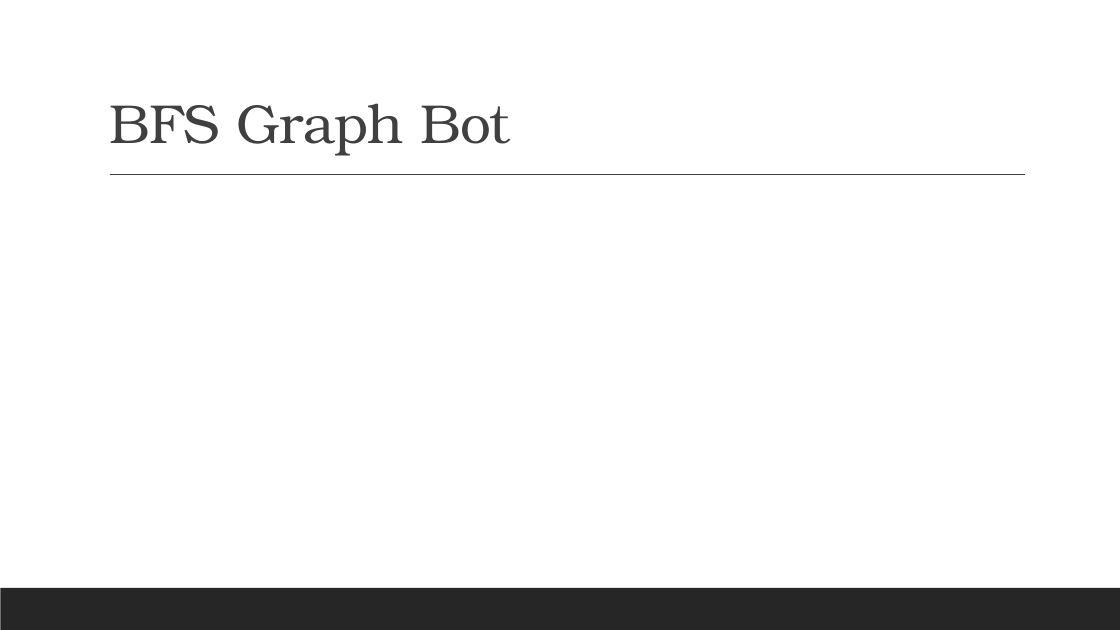
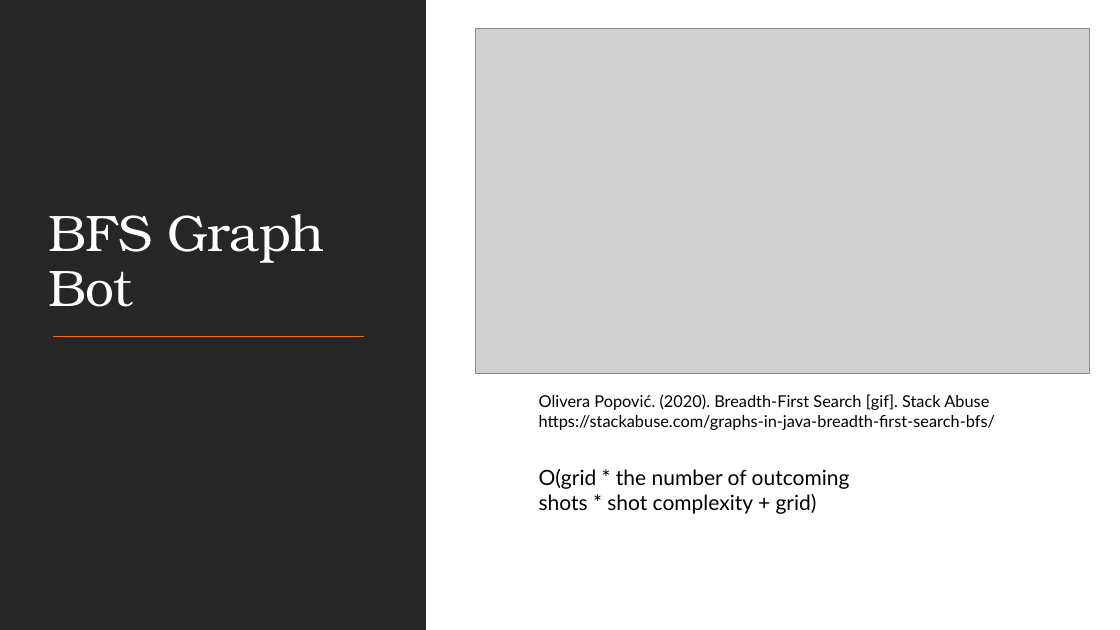
Before and after one commit to renesteeman/Project1-2_Group4, a slide deck: slide 16 of 04-PresentationThirdPhase.pptx. Drawn at 1120x630 pixels with LibreOffice and Linux fonts; fonts in the diff are those of the drawing; grey boxes stand for pictures. Boxes give left, top, right and bottom in pixels: in the first picture for what was removed or moved away, otherwise in the second. Text is boxed around its words. In the diff, an @@ line names an element or a change of style, - is before the commit and + after.

Commit message:
Update 04-PresentationThirdPhase.pptx
Update of the presentation, adding of the first two bots slides

```diff
--- a/04-PresentationThirdPhase.pptx
+++ b/04-PresentationThirdPhase.pptx
@@ rectangle added at (0,0,1120,630), fill #FFFFFF @@
@@ rectangle added at (0,0,426,630), fill #262626 @@
@@ picture added at (476,29,1091,374) @@
@@ title "BFS Graph Bot": place and size @@
-title "BFS Graph Bot" at (109,103,510,156)
+title "BFS Graph Bot" at (48,214,324,307)
@@ title "BFS Graph Bot" at (48,214,324,307): size 47 to 44 pt, text colour #404040 to #FFFFFF @@
@@ line removed from (110, 175) to (1026, 175) @@
@@ line added from (53, 337) to (364, 337), #EC7016 1.5 pt @@
@@ text added at (539,394,996,430), 14 pt, text #000000 @@
+Olivera Popović. (2020). Breadth-First Search [gif]. Stack Abuse https://stackabuse.com/graphs-in-java-breadth-first-search-bfs/
@@ text added at (539,469,850,514), 18 pt, text #000000 @@
+O(grid * the number of outcoming shots * shot complexity + grid)
@@ rectangle removed at (0,588,1120,630) @@
@@ rectangle added at (0,588,1120,630), fill #262626 @@
```
Also in this commit, not shown: 1 other slide changed.
